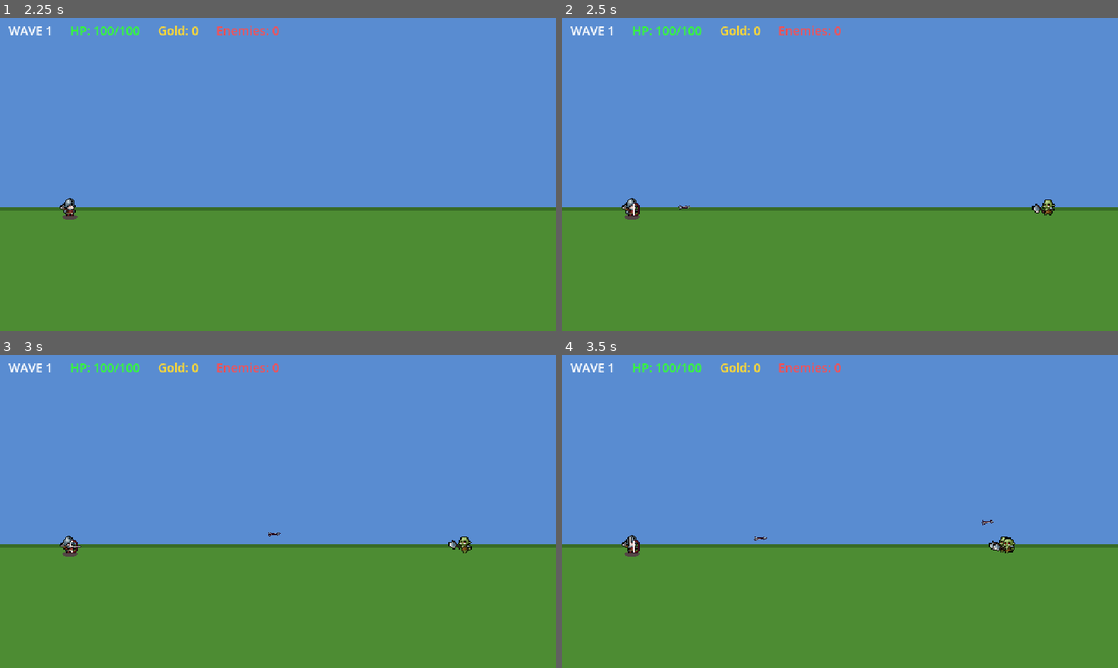
Above: before the commit, frames 1-4 (two rows, left to right).
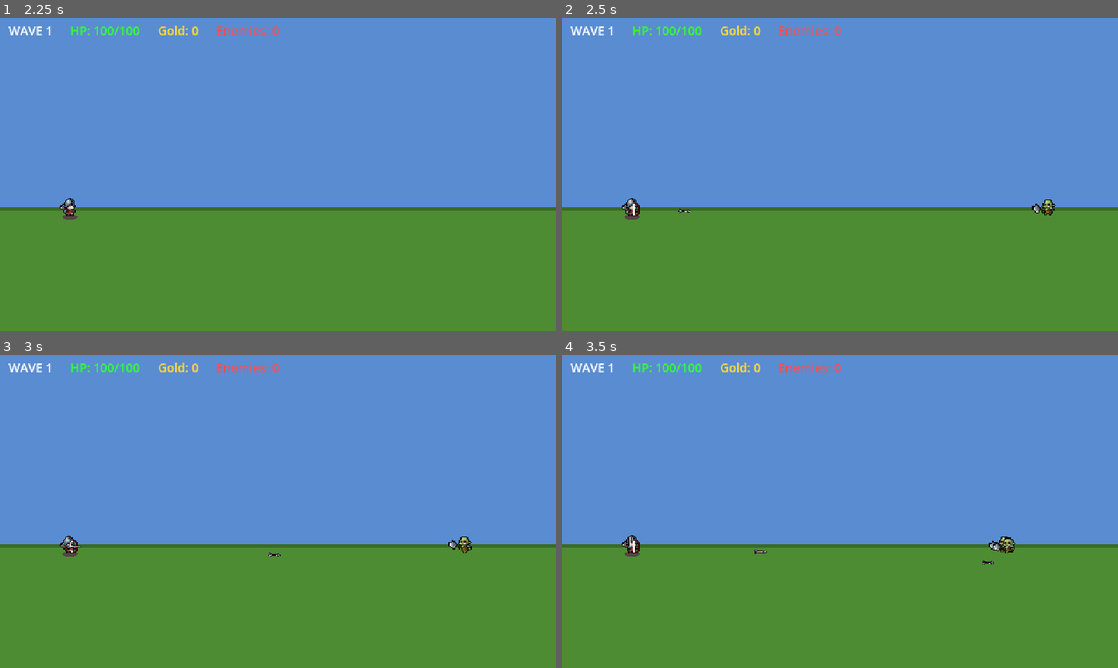
Above: after the commit, the same moments.

Repository: Amerta1090/Tiny-Arena
Game: Godot game, scene res://scenes/main_menu.tscn
Same seed, same stepped clock (60 frames per second), same inputs: the game is played once before the commit and once after it.
Inputs:
- Up to frame 1 (2.25 s): click "NEW GAME" at 0.5 s; tap Enter at 1.25 s; tap Space at 2 s
- Up to frame 2 (2.5 s): no input
- Up to frame 3 (3 s): no input
- Up to frame 4 (3.5 s): no input

Frame 1 is identical in both runs. In frame 2, less than 0.1% of the frame differs, in the area x 20-24%, y 59-63%; in frame 3, less than 0.1%; in frame 4, less than 0.1%, in the area x 34-78%, y 52-67%.

Commit message:
Fix arrow aim - use orc global_position directly (center)

Diff:
--- a/scripts/combat/arrow.gd
+++ b/scripts/combat/arrow.gd
@@ -16,8 +16,7 @@
 
 func _physics_process(delta: float) -> void:
 	if target_unit and is_instance_valid(target_unit) and not target_unit.is_dead:
-		var target_pos: Vector2 = target_unit.global_position + Vector2(0, -50)
-		direction = (target_pos - global_position).normalized()
+		direction = (target_unit.global_position - global_position).normalized()
 		rotation = direction.angle()
 
 	position += direction * speed * delta
@@ -33,8 +32,7 @@
 	var enemies: Array[Node] = get_tree().get_nodes_in_group("enemies")
 	for enemy_node in enemies:
 		if enemy_node is Unit and not enemy_node.is_dead and enemy_node not in hits:
-			var enemy_center: Vector2 = enemy_node.global_position + Vector2(0, -50)
-			var dist: float = global_position.distance_to(enemy_center)
+			var dist: float = global_position.distance_to(enemy_node.global_position)
 			if dist < 20.0:
 				hits.append(enemy_node)
 				enemy_node.take_damage(damage)
--- a/scripts/units/soldier.gd
+++ b/scripts/units/soldier.gd
@@ -65,8 +65,7 @@
 		return
 	var arrow: Node2D = arrow_scene.instantiate()
 	arrow.global_position = global_position + Vector2(20, -20)
-	var target_pos: Vector2 = target.global_position + Vector2(0, -50)
-	var dir: Vector2 = (target_pos - global_position).normalized()
+	var dir: Vector2 = (target.global_position - global_position).normalized()
 	arrow.direction = dir
 	arrow.damage = get_attack_damage()
 	arrow.pierce_count = pierce_count
